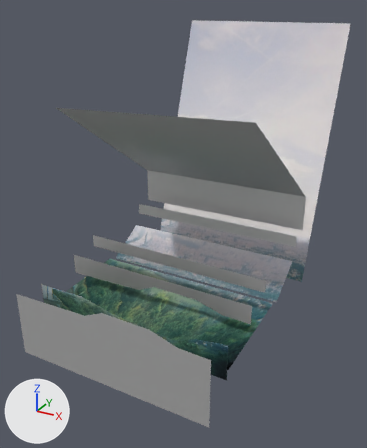
Before and after pictures for a commit that changed the Blender file models/stage.blend.
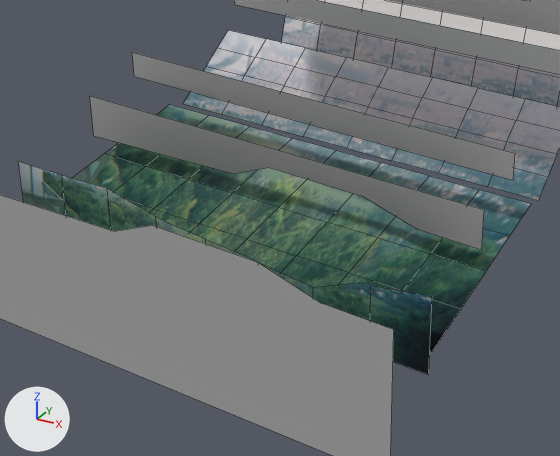
Old and new are each drawn whole from a camera (50 mm lens) standing at (6.26, -9.03, 5.88) and looking at (-0.13, 2.59, 0.07) and again close up on the part from 9% to 78% of the width and 47% to 93% of the height. Every picture has the same lights, and +X, +Y and +Z are marked at lower left. The last two pictures show the newer version. The close-ups show mesh edges as thin lines.

The first close-up shows 'Layer', 'Layer.001', 'Layer.002', 'Layer.003', 'Layer.005', 'Plane.003', 'Plane.004', 'Plane.005', 'Plane.006'.
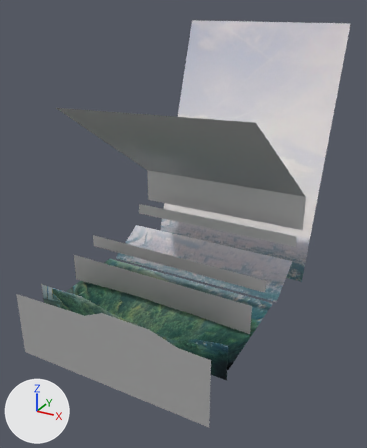
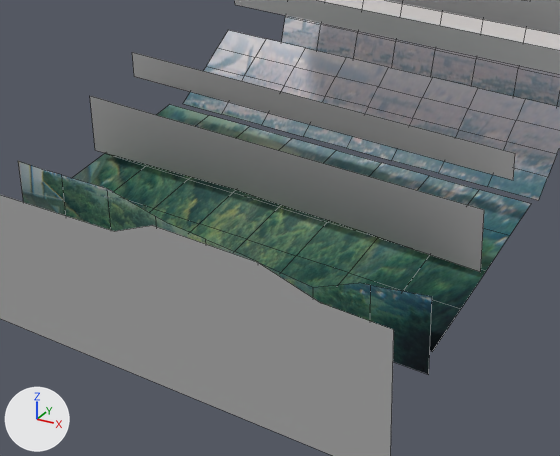
The change in detail:
me_plane_013 is used by ob_plane_003; location (0.0, 0.81, -0.41).
me_plane_013 had 8 vertices, 1 face and spanned x -2.71..2.71, y 0.0, z -0.93..-0.34.
me_plane_013 now has 8 vertices, 1 face and spans x -2.71..2.71, y 0.0, z -1.18..-0.34.
Part 1, on me_plane_013:
Vertex 0 of me_plane_013 moves from (-2.71, 0.0, -0.93) at pixel (93, 135) to (-2.71, 0.0, -1.14) at pixel (95, 150).
Vertex 1 of me_plane_013 moves from (2.71, 0.0, -0.9) at pixel (481, 250) to (2.71, 0.0, -1.18) at pixel (480, 272).
Vertex 2 of me_plane_013 moves from (-0.53, 0.0, -0.87) at pixel (233, 173) to (-0.53, 0.0, -1.08) at pixel (233, 188).
Vertex 3 of me_plane_013 moves from (-0.02, 0.0, -0.63) at pixel (268, 167) to (-0.02, 0.0, -1.1) at pixel (269, 201).
Vertex 4 of me_plane_013 moves from (1.24, 0.0, -0.65) at pixel (362, 196) to (1.24, 0.0, -1.13) at pixel (362, 231).
Vertex 5 of me_plane_013 moves from (1.95, 0.0, -0.88) at pixel (418, 229) to (1.95, 0.0, -1.16) at pixel (417, 250).

Pixel boxes (x1, y1, x2, y2) of what changed, in the close-ups (560 x 456 px):
'Plane.003', reshaped (14% taller)
    before: (90, 96, 484, 250)
    after: (90, 96, 484, 272)
